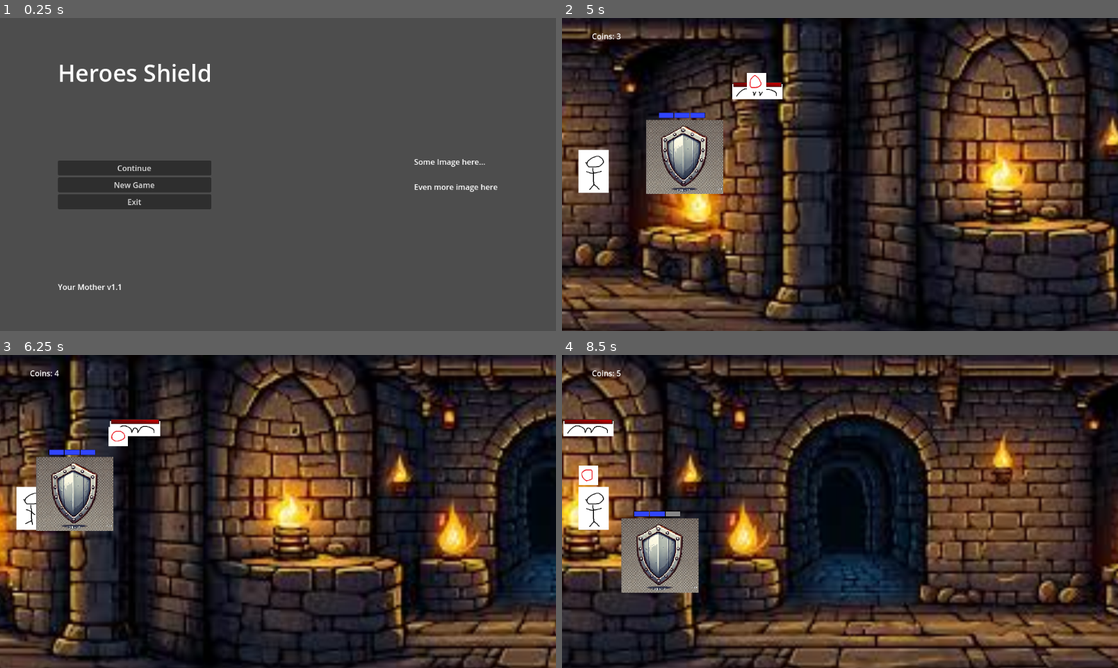
Above: before the commit, frames 1-4 (two rows, left to right).
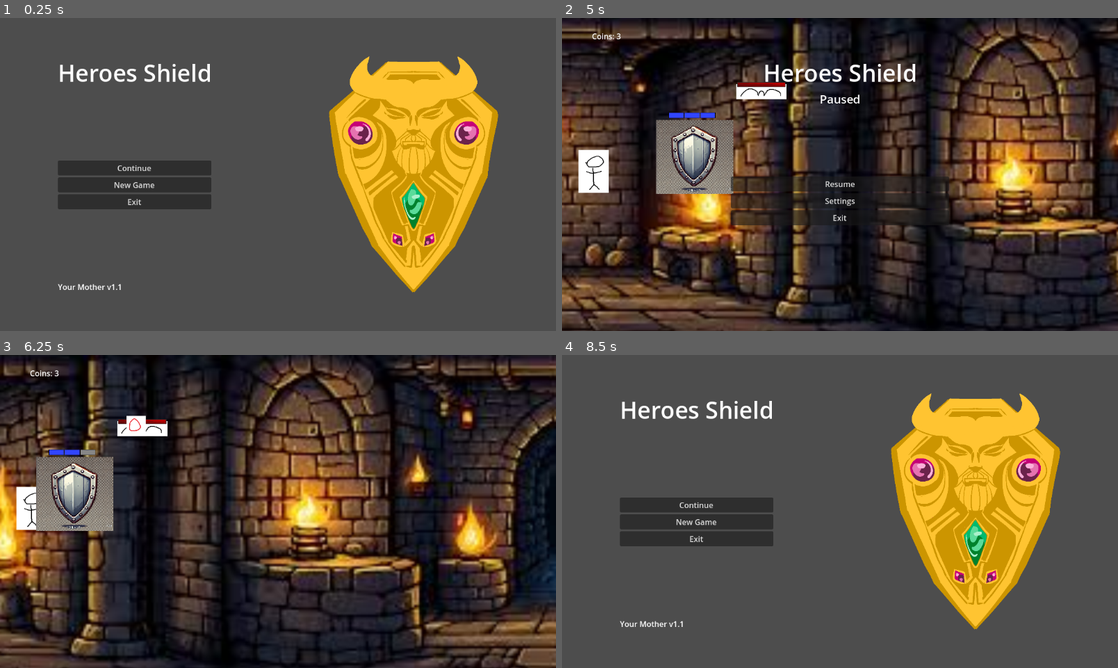
Above: after the commit, the same moments.

Repository: Cookie-Tin-Studios/Heroes-Shield
Game: Godot game, scene res://scenes/menu/main_menu.tscn
Same seed, same stepped clock (60 frames per second), same inputs: the game is played once before the commit and once after it.
Inputs (mouse positions are in pixels of both pictures, inside the frame that each line leads up to):
- Up to frame 1 (0.25 s): no input
- Up to frame 2 (5 s): click "New Game" at 0.5 s; move the mouse to (962, 158) at 1.27 s; hold Right (ui_right) 1.28-2.03 s; click (962, 158) at 1.35 s; move the mouse to (728, 190) at 2.02 s; hold Down (ui_down) 2.03-2.78 s; click (728, 190) at 2.1 s; move the mouse to (895, 105) at 2.77 s; hold Right (ui_right) 2.78-3.53 s; click (895, 105) at 2.85 s; move the mouse to (812, 237) at 3.52 s; hold Up (ui_up) 3.53-4.28 s; click (812, 237) at 3.6 s; move the mouse to (1006, 221) at 4.27 s; hold Left (ui_left) from 4.28 s (still down); click (1006, 221) at 4.35 s; tap Escape (Pause) at 4.9 s
- Up to frame 3 (6.25 s): release Left (ui_left) at 5 s; click (278, 520) at 5 s, where only the run after the commit has a clickable "Resume"; move the mouse to (111, 464) at 5.77 s; hold Left (ui_left) from 5.78 s (still down); click (111, 464) at 5.85 s
- Up to frame 4 (8.5 s): move the mouse to (867, 511) at 6.52 s; release Left (ui_left) at 6.53 s; hold Down (ui_down) 6.53-7.28 s; click (867, 511) at 6.6 s; move the mouse to (756, 433) at 7.27 s; hold Right (ui_right) 7.28-8 s; click (756, 433) at 7.35 s; click (706, 511) at 8 s, where only the run after the commit has a clickable "Back to Main Menu"

The runs differ from the first frame. In frame 1, 15% of the frame differs, in the area x 59-90%, y 12-88%; in frame 2, 42%; in frame 3, 51%; in frame 4, 96%, in the area x 0-100%, y 0-100%.

Commit message:
pause menu 2, french fry

Diff:
--- a/scenes/main.tscn
+++ b/scenes/main.tscn
@@ -5,6 +5,7 @@
 [ext_resource type="PackedScene" uid="uid://cn3lii7exa78k" path="res://scenes/background.tscn" id="3_3s816"]
 [ext_resource type="PackedScene" uid="uid://cagf0iwwh4c62" path="res://scenes/mob_bat.tscn" id="4_q6ttw"]
 [ext_resource type="PackedScene" uid="uid://dtj2jcj8eeq22" path="res://scenes/HUD.tscn" id="5_scp5s"]
+[ext_resource type="PackedScene" uid="uid://ei3etn0w5se4" path="res://scenes/menu/pause_menu.tscn" id="5_yooe3"]
 
 [sub_resource type="GDScript" id="GDScript_81rl6"]
 script/source = "extends Node2D
@@ -22,6 +23,11 @@
 
 [node name="Node2D" type="Node2D"]
 script = SubResource("GDScript_81rl6")
+
+[node name="pause_canvas" type="CanvasLayer" parent="."]
+
+[node name="pause_menu" parent="pause_canvas" instance=ExtResource("5_yooe3")]
+visible = false
 
 [node name="Idiot_hero" parent="." instance=ExtResource("2_jn0l8")]
 z_as_relative = false
--- a/scenes/menu/main_menu.tscn
+++ b/scenes/menu/main_menu.tscn
@@ -1,6 +1,7 @@
-[gd_scene load_steps=4 format=3 uid="uid://ceebcmcnelnx4"]
+[gd_scene load_steps=5 format=3 uid="uid://ceebcmcnelnx4"]
 
 [ext_resource type="Script" path="res://scripts/menu/main_menu.gd" id="1_j6ytl"]
+[ext_resource type="Texture2D" uid="uid://cs0a5v3bfdhuc" path="res://assets/sprites/menu/shield.PNG" id="2_oec8k"]
 
 [sub_resource type="LabelSettings" id="LabelSettings_lffdr"]
 font_size = 48
@@ -24,6 +25,7 @@
 
 [node name="VBoxContainer" type="VBoxContainer" parent="HBoxContainer"]
 layout_mode = 2
+size_flags_horizontal = 0
 
 [node name="GameTitle" type="Label" parent="HBoxContainer/VBoxContainer"]
 layout_mode = 2
@@ -54,19 +56,15 @@
 layout_mode = 2
 text = "ver 0.0.1"
 
-[node name="CenterContainer" type="CenterContainer" parent="HBoxContainer"]
+[node name="spacer" type="CenterContainer" parent="HBoxContainer"]
 layout_mode = 2
 size_flags_horizontal = 3
 
-[node name="CenterContainer2" type="CenterContainer" parent="HBoxContainer"]
+[node name="shield" type="TextureRect" parent="HBoxContainer"]
 layout_mode = 2
-
-[node name="Right Text" type="Label" parent="HBoxContainer/CenterContainer2"]
-layout_mode = 2
-text = "Some Image here...
-
-Even more image here
-"
+texture = ExtResource("2_oec8k")
+expand_mode = 3
+stretch_mode = 5
 
 [connection signal="pressed" from="HBoxContainer/VBoxContainer/VBoxContainer/Continue" to="." method="_on_continue_pressed"]
 [connection signal="pressed" from="HBoxContainer/VBoxContainer/VBoxContainer/New Game" to="." method="_on_new_game_pressed"]
--- /dev/null
+++ b/scenes/menu/pause_menu.tscn
@@ -0,0 +1,82 @@
+[gd_scene load_steps=5 format=3 uid="uid://ei3etn0w5se4"]
+
+[ext_resource type="Script" path="res://scripts/menu/pause_menu.gd" id="1_hsjdw"]
+
+[sub_resource type="LabelSettings" id="LabelSettings_lffdr"]
+font_size = 48
+
+[sub_resource type="LabelSettings" id="LabelSettings_b21f8"]
+font_size = 24
+
+[sub_resource type="Theme" id="Theme_wxyta"]
+
+[node name="pause_menu" type="MarginContainer"]
+process_mode = 3
+anchors_preset = 15
+anchor_right = 1.0
+anchor_bottom = 1.0
+grow_horizontal = 2
+grow_vertical = 2
+theme_override_constants/margin_left = 120
+theme_override_constants/margin_top = 80
+theme_override_constants/margin_right = 120
+theme_override_constants/margin_bottom = 80
+script = ExtResource("1_hsjdw")
+
+[node name="HBoxContainer" type="HBoxContainer" parent="."]
+process_mode = 2
+layout_mode = 2
+
+[node name="VBoxContainer" type="VBoxContainer" parent="HBoxContainer"]
+layout_mode = 2
+size_flags_horizontal = 3
+
+[node name="GameTitle" type="Label" parent="HBoxContainer/VBoxContainer"]
+layout_mode = 2
+text = "Heroes Shield"
+label_settings = SubResource("LabelSettings_lffdr")
+horizontal_alignment = 1
+
+[node name="Paused" type="Label" parent="HBoxContainer/VBoxContainer"]
+layout_mode = 2
+text = "Paused"
+label_settings = SubResource("LabelSettings_b21f8")
+horizontal_alignment = 1
+
+[node name="HBoxContainer" type="HBoxContainer" parent="HBoxContainer/VBoxContainer"]
+layout_mode = 2
+size_flags_vertical = 3
+
+[node name="Spacer1" type="BoxContainer" parent="HBoxContainer/VBoxContainer/HBoxContainer"]
+layout_mode = 2
+size_flags_horizontal = 3
+
+[node name="VBoxContainer" type="VBoxContainer" parent="HBoxContainer/VBoxContainer/HBoxContainer"]
+layout_mode = 2
+size_flags_horizontal = 3
+size_flags_vertical = 3
+size_flags_stretch_ratio = 2.0
+alignment = 1
+
+[node name="resume" type="Button" parent="HBoxContainer/VBoxContainer/HBoxContainer/VBoxContainer"]
+layout_mode = 2
+theme = SubResource("Theme_wxyta")
+text = "Resume"
+
+[node name="settings" type="Button" parent="HBoxContainer/VBoxContainer/HBoxContainer/VBoxContainer"]
+layout_mode = 2
+theme = SubResource("Theme_wxyta")
+text = "Settings"
+
+[node name="exit" type="Button" parent="HBoxContainer/VBoxContainer/HBoxContainer/VBoxContainer"]
+layout_mode = 2
+theme = SubResource("Theme_wxyta")
+text = "Exit"
+
+[node name="Spacer2" type="BoxContainer" parent="HBoxContainer/VBoxContainer/HBoxContainer"]
+layout_mode = 2
+size_flags_horizontal = 3
+
+[connection signal="pressed" from="HBoxContainer/VBoxContainer/HBoxContainer/VBoxContainer/resume" to="." method="_on_resume_pressed"]
+[connection signal="pressed" from="HBoxContainer/VBoxContainer/HBoxContainer/VBoxContainer/settings" to="." method="_on_settings_pressed"]
+[connection signal="pressed" from="HBoxContainer/VBoxContainer/HBoxContainer/VBoxContainer/exit" to="." method="_on_exit_pressed"]
--- /dev/null
+++ b/scripts/menu/pause_menu.gd
@@ -0,0 +1,42 @@
+extends MarginContainer
+
+const resumeDelay = 300
+var timePaused = Time.get_ticks_msec()
+
+# Called when the node enters the scene tree for the first time.
+func _ready() -> void:
+	pass # Replace with function body.
+
+
+# Called every frame. 'delta' is the elapsed time since the previous frame.
+func _process(_delta: float) -> void:
+	pass
+
+func _input(_event):
+	if Input.is_action_pressed("Pause"):
+		if not get_tree().paused:
+			timePaused = Time.get_ticks_msec()
+			pause_game()
+		elif check_time_delay(Time.get_ticks_msec()):
+			resume_game()
+
+func _on_resume_pressed() -> void:
+	resume_game()
+
+func _on_settings_pressed() -> void:
+	get_tree().change_scene_to_file("res://scenes/main.tscn")
+
+func _on_exit_pressed() -> void:
+	get_tree().quit()
+
+func check_time_delay(newPause: int):
+	var diff = newPause - timePaused
+	return diff > resumeDelay
+
+func pause_game():
+	visible = true
+	get_tree().paused = true
+
+func resume_game():
+	visible = false
+	get_tree().paused = false
--- /dev/null
+++ b/scripts/menu/pause_node.gd
@@ -0,0 +1,12 @@
+extends Node
+
+# This node is necessary to pause and unpause the game because all processing is stopped when
+# a node's ProcessMode is `inherit`, but this node is set to `always`
+
+# Called when the node enters the scene tree for the first time.
+func _ready() -> void:
+	pass # Replace with function body.
+
+# Called every frame. 'delta' is the elapsed time since the previous frame.
+func _process(delta: float) -> void:
+	pass
Binary file added: assets/sprites/menu/shield.PNG
Not shown, added: assets/sprites/menu/shield.PNG.import
